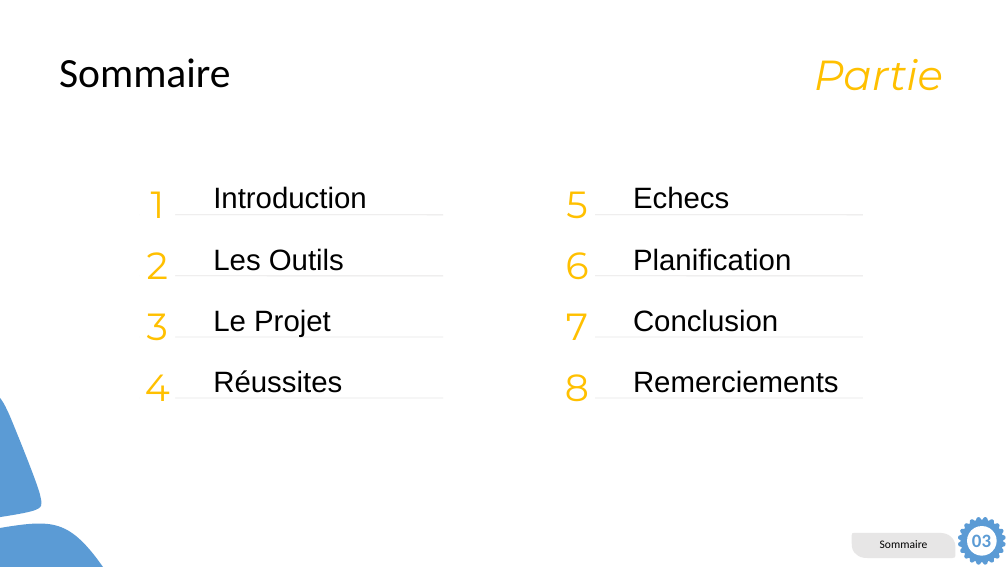
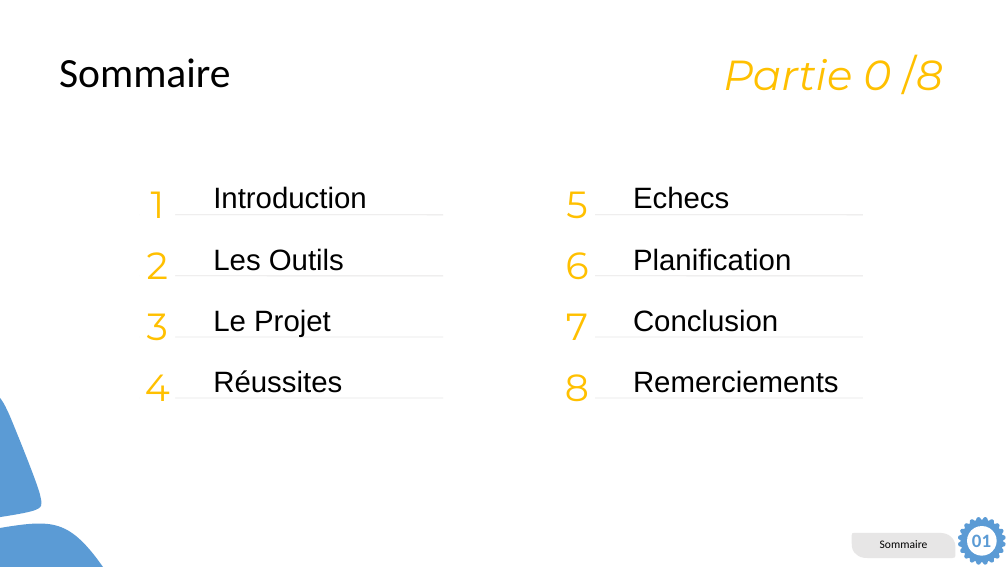
Before and after one commit to DiogoVieiraFerreira/Morpion_Pre-TPI, a slide deck: slide 1 of Dev/Présentation.pptx. Drawn at 1008x567 pixels with LibreOffice and Linux fonts; fonts in the diff are those of the drawing. Boxes give left, top, right and bottom in pixels: in the first picture for what was removed or moved away, otherwise in the second. Text is boxed around its words. In the diff, an @@ line names an element or a change of style, - is before the commit and + after.

```diff
--- a/Dev/Présentation.pptx
+++ b/Dev/Présentation.pptx
@@ text at [723, 54, 943, 95]: text changed @@
-Partie
+Partie 0 /8
@@ text at [972, 534, 991, 553]: text changed @@
-03
+01
```
Also in this commit, not shown: 1 other slide changed, 5 other files.
